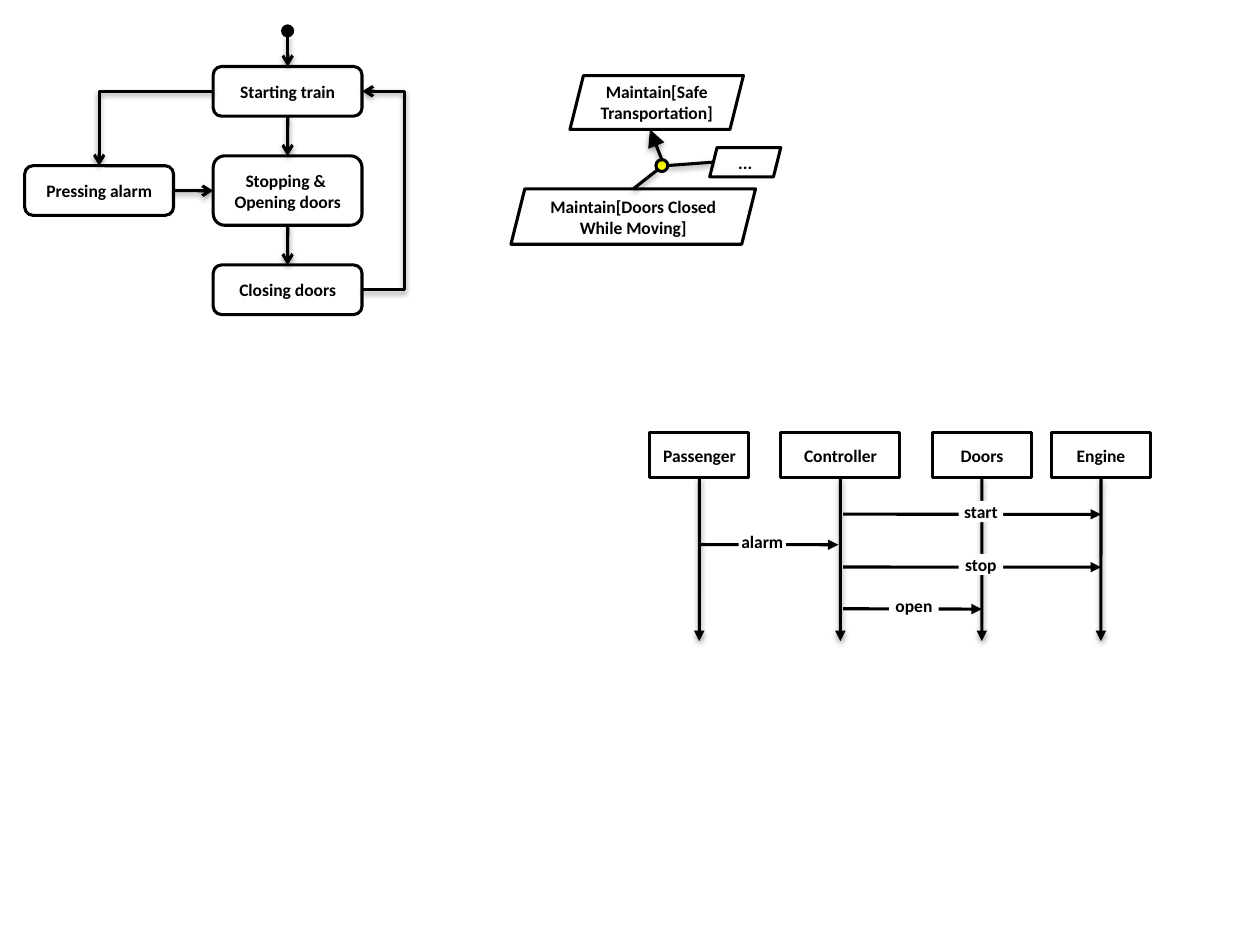
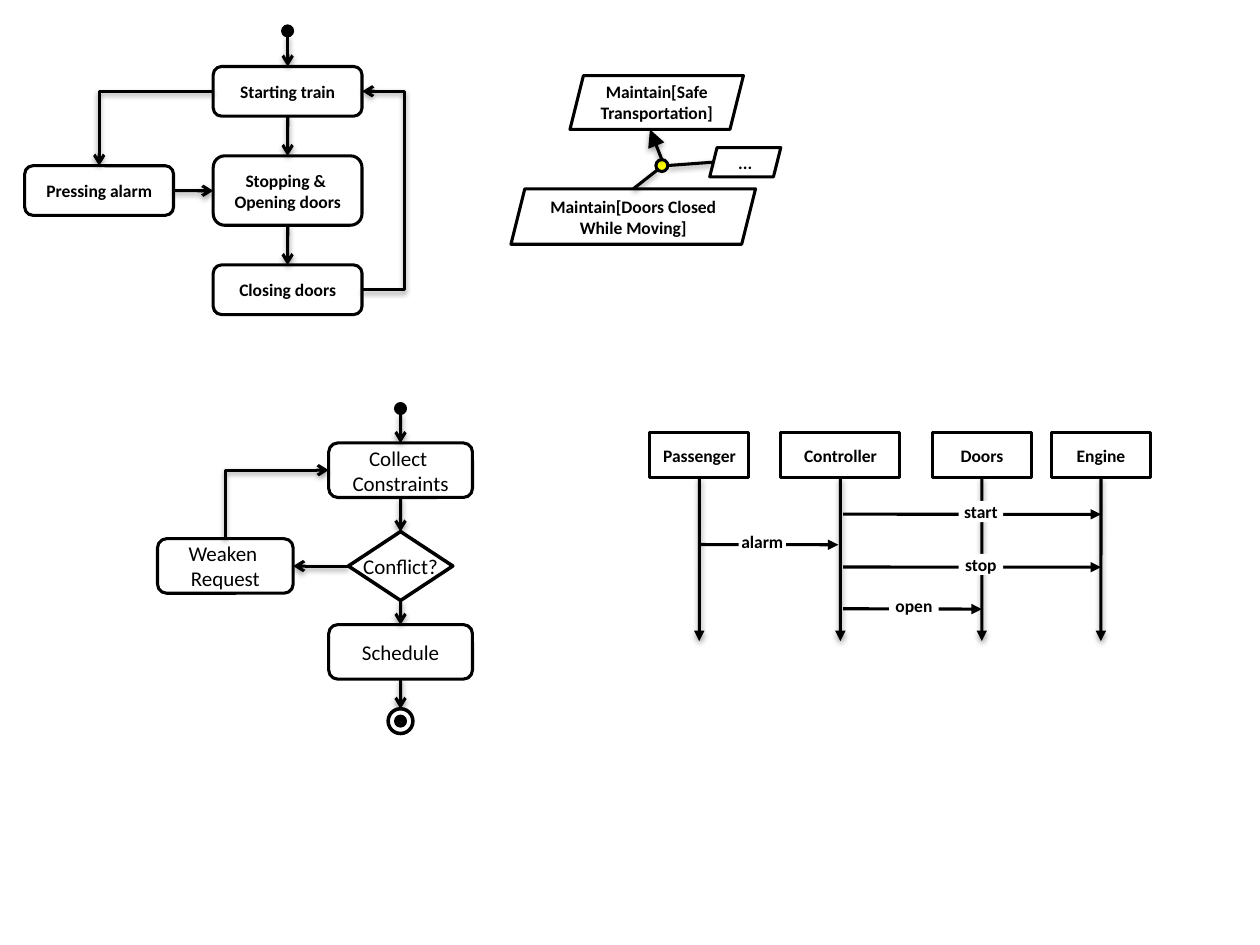
Before and after one commit to blambeau/phd, a slide deck: slide 5 of writing/images/train.pptx. Drawn at 1260x945 pixels with LibreOffice and Linux fonts; fonts in the diff are those of the drawing. Boxes give left, top, right and bottom in pixels: in the first picture for what was removed or moved away, otherwise in the second. Text is boxed around its words. In the diff, an @@ line names an element or a change of style, - is before the commit and + after.

```diff
--- a/writing/images/train.pptx
+++ b/writing/images/train.pptx
@@ group added at <box>158,403,472,735</box>: 4 arrows, 3 rounded rectangles, 3 ellipses, 2 elbow arrows, 1 diamond @@
+Collect
+Constraints
+Weaken
+Request
+Schedule
+Conflict?
```
Also in this commit, not shown: 1 other slide changed, 2 slides added, 1 slide removed, 9 other files.
